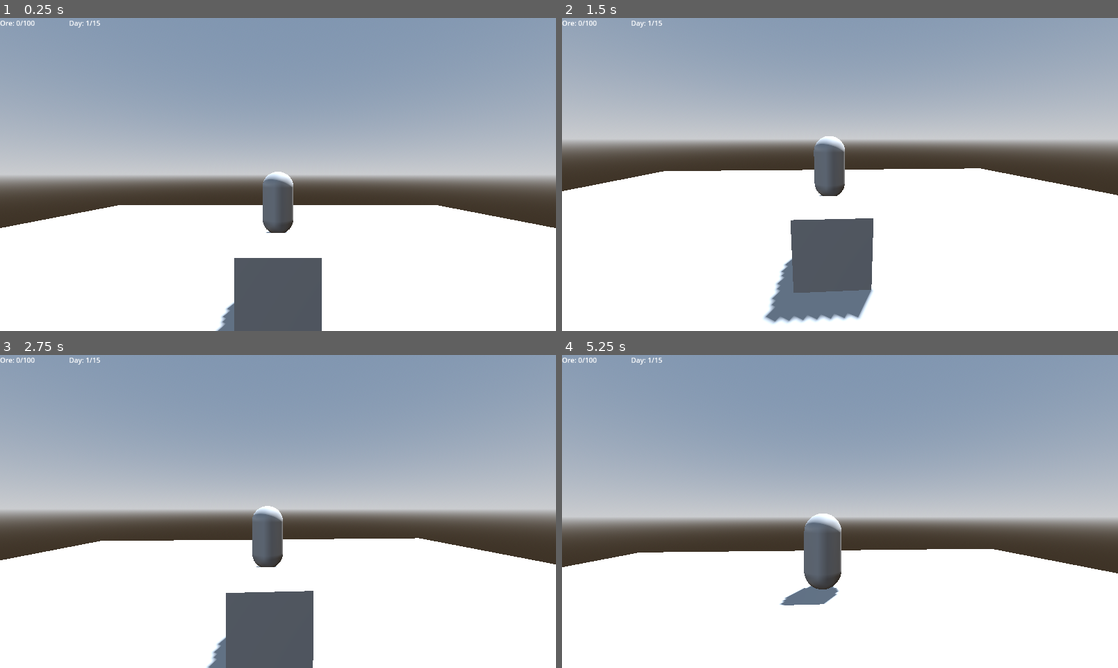
Above: before the commit, frames 1-4 (two rows, left to right).
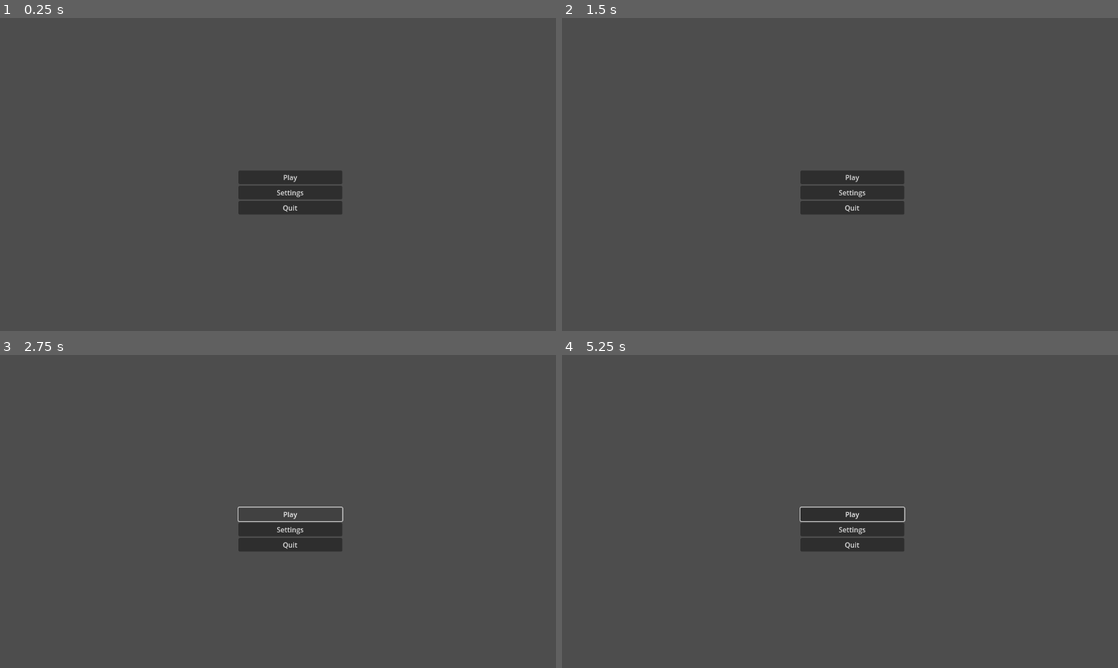
Above: after the commit, the same moments.

Repository: su4enka/hear_godot
Game: Godot game, scene res://scenes/Menu.tscn
Two runs of this game, one before a commit and one after it. Both use one fixed random seed, a clock stepped at 60 frames per second and the inputs below. Before the commit the project starts from res://scenes/Main.tscn.
Inputs (mouse positions are in pixels of both pictures, inside the frame that each line leads up to):
- Up to frame 1 (0.25 s): no input
- Up to frame 2 (1.5 s): click (851, 193) at 0.5 s, where only the run after the commit has a clickable "Settings"; click (851, 212) at 1.25 s, where only the run after the commit has a clickable "Back"
- Up to frame 3 (2.75 s): click (289, 514) at 2 s, where only the run after the commit has a clickable "Play"
- Up to frame 4 (5.25 s): click (851, 514) at 2.75 s, where only the run after the commit has a clickable "Play"; tap Enter at 3.5, 5, 5.1 s; move the mouse to (867, 511) at 3.52 s; hold W (move_forward) from 3.53 s (still down); tap E (interact, bound only after the commit) at 3.6, 4.35 s; tap Space at 4.25 s; move the mouse to (812, 511) at 4.27 s; move the mouse to (851, 505) at 5.02 s

The runs differ from the first frame. In frame 1, 93% of the frame differs, in the area x 0-100%, y 0-100%; in frame 2, 94%; in frame 3, 93%; in frame 4, 97%.

Commit message:
tweaks2

Diff:
--- a/project.godot
+++ b/project.godot
@@ -11,7 +11,7 @@
 [application]
 
 config/name="Hear the Cave"
-run/main_scene="uid://b0be6leips7ka"
+run/main_scene="uid://dshupw7pj77l8"
 config/features=PackedStringArray("4.4", "Forward Plus")
 config/icon="res://icon.svg"
 
@@ -63,3 +63,8 @@
 "events": [Object(InputEventKey,"resource_local_to_scene":false,"resource_name":"","device":-1,"window_id":0,"alt_press …(191 unchanged characters)…
 ]
 }
+interact={
+"deadzone": 0.2,
+"events": [Object(InputEventKey,"resource_local_to_scene":false,"resource_name":"","device":-1,"window_id":0,"alt_pressed":false,"shift_pressed":false,"ctrl_pressed":false,"meta_pressed":false,"pressed":false,"keycode":0,"physical_keycode":69,"key_label":0,"unicode":101,"location":0,"echo":false,"script":null)
+]
+}
--- a/scenes/Cave.tscn
+++ b/scenes/Cave.tscn
@@ -95,6 +95,9 @@
 [node name="Camera3D" type="Camera3D" parent="Player"]
 transform = Transform3D(1, 0, 0, 0, 1, 0, 0, 0, 1, 0, 0.93, 0.75)
 
+[node name="RayCast3D" type="RayCast3D" parent="Player/Camera3D"]
+transform = Transform3D(2.415, 0, 0, 0, -1.05563e-07, -2.415, 0, 2.415, -1.05563e-07, 0, 0, 0)
+
 [node name="OreContainer" type="Node3D" parent="."]
 
 [node name="CollapseWarning" type="AudioStreamPlayer3D" parent="."]
--- /dev/null
+++ b/scenes/Ending_Bad.tscn
@@ -0,0 +1,10 @@
+[gd_scene format=3 uid="uid://xqphm1s8e8v3"]
+
+[node name="CanvasLayer" type="CanvasLayer"]
+
+[node name="Label" type="Label" parent="."]
+offset_left = 605.0
+offset_top = 336.0
+offset_right = 692.0
+offset_bottom = 359.0
+text = "Bad Ending"
--- /dev/null
+++ b/scenes/Ending_Early.tscn
@@ -0,0 +1,10 @@
+[gd_scene format=3 uid="uid://d14nnltxxqt41"]
+
+[node name="CanvasLayer" type="CanvasLayer"]
+
+[node name="Label" type="Label" parent="."]
+offset_left = 615.0
+offset_top = 342.0
+offset_right = 655.0
+offset_bottom = 365.0
+text = "Ending_Early"
--- /dev/null
+++ b/scenes/Ending_Good.tscn
@@ -0,0 +1,10 @@
+[gd_scene format=3 uid="uid://44ehkqtkd8jv"]
+
+[node name="CanvasLayer" type="CanvasLayer"]
+
+[node name="Label" type="Label" parent="."]
+offset_left = 628.0
+offset_top = 338.0
+offset_right = 668.0
+offset_bottom = 361.0
+text = "Ending_Good"
--- a/scenes/House.tscn
+++ b/scenes/House.tscn
@@ -30,6 +30,9 @@
 [sub_resource type="CapsuleMesh" id="CapsuleMesh_lr155"]
 
 [sub_resource type="CapsuleShape3D" id="CapsuleShape3D_cmj1i"]
+
+[sub_resource type="SphereShape3D" id="SphereShape3D_8twys"]
+radius = 1.58159
 
 [sub_resource type="BoxShape3D" id="BoxShape3D_r2usd"]
 
@@ -88,6 +91,11 @@
 [node name="CollisionShape3D" type="CollisionShape3D" parent="Wife"]
 shape = SubResource("CapsuleShape3D_cmj1i")
 
+[node name="Area3D" type="Area3D" parent="Wife"]
+
+[node name="CollisionShape3D" type="CollisionShape3D" parent="Wife/Area3D"]
+shape = SubResource("SphereShape3D_8twys")
+
 [node name="Bed" type="StaticBody3D" parent="."]
 transform = Transform3D(1, 0, 0, 0, 1, 0, 0, 0, 1, -5.20199, 0.921735, 0)
 
@@ -108,6 +116,31 @@
 [node name="CanvasLayer" type="CanvasLayer" parent="."]
 physics_interpolation_mode = 2
 
+[node name="DayIntro" type="Control" parent="CanvasLayer"]
+layout_mode = 3
+anchors_preset = 0
+offset_right = 40.0
+offset_bottom = 40.0
+
+[node name="Fade" type="ColorRect" parent="CanvasLayer"]
+offset_right = 1281.0
+offset_bottom = 722.0
+color = Color(0, 0, 0, 1)
+
+[node name="Label" type="Label" parent="CanvasLayer"]
+offset_left = 610.0
+offset_top = 345.0
+offset_right = 650.0
+offset_bottom = 368.0
+
+[node name="LeaveDialog" type="ConfirmationDialog" parent="CanvasLayer"]
+title = "Are you goin to risk it?"
+initial_position = 1
+size = Vector2i(300, 80)
+ok_button_text = "Stay"
+dialog_close_on_escape = false
+cancel_button_text = "Leave"
+
 [node name="Control" type="Control" parent="CanvasLayer"]
 layout_mode = 3
 anchors_preset = 0
@@ -124,3 +157,7 @@
 layout_mode = 0
 offset_right = 40.0
 offset_bottom = 23.0
+
+[node name="Subtitles" type="Label" parent="CanvasLayer"]
+offset_right = 40.0
+offset_bottom = 23.0
--- /dev/null
+++ b/scenes/Menu.tscn
@@ -0,0 +1,58 @@
+[gd_scene load_steps=2 format=3 uid="uid://dshupw7pj77l8"]
+
+[ext_resource type="Script" uid="uid://d36p7kmvovweu" path="res://scripts/Menu.gd" id="1_xdvgc"]
+
+[node name="Menu" type="CanvasLayer"]
+script = ExtResource("1_xdvgc")
+
+[node name="VBoxContainer" type="VBoxContainer" parent="."]
+offset_left = 549.0
+offset_top = 351.0
+offset_right = 788.0
+offset_bottom = 452.0
+
+[node name="ButtonPlay" type="Button" parent="VBoxContainer"]
+layout_mode = 2
+text = "Play"
+
+[node name="ButtonSettings" type="Button" parent="VBoxContainer"]
+layout_mode = 2
+text = "Settings"
+
+[node name="ButtonQuit" type="Button" parent="VBoxContainer"]
+layout_mode = 2
+text = "Quit"
+
+[node name="SettingsMenu" type="Control" parent="."]
+layout_mode = 3
+anchors_preset = 0
+offset_right = 40.0
+offset_bottom = 40.0
+
+[node name="HSliderSensitivity" type="HSlider" parent="SettingsMenu"]
+offset_left = 640.0
+offset_top = 363.0
+offset_right = 833.0
+offset_bottom = 379.0
+min_value = 0.001
+max_value = 0.01
+step = 0.001
+value = 0.002
+
+[node name="LabelSensitivity" type="Label" parent="SettingsMenu"]
+offset_left = 485.0
+offset_top = 357.0
+offset_right = 620.0
+offset_bottom = 380.0
+text = "Mouse Sensitivity"
+
+[node name="ButtonBackToMenu" type="Button" parent="SettingsMenu"]
+offset_left = 647.0
+offset_top = 431.0
+offset_right = 692.0
+offset_bottom = 462.0
+text = "Back"
+
+[connection signal="pressed" from="VBoxContainer/ButtonSettings" to="." method="_on_button_settings_pressed"]
+[connection signal="pressed" from="VBoxContainer/ButtonQuit" to="." method="_on_button_quit_pressed"]
+[connection signal="pressed" from="SettingsMenu/ButtonBackToMenu" to="." method="_on_button_back_to_menu_pressed"]
--- a/scripts/CaveManager.gd
+++ b/scripts/CaveManager.gd
@@ -24,6 +24,10 @@
 	_setup_day()
 
 func _setup_day():
+	var db := -18.0 * GameManager.deafness_level
+	var bus := AudioServer.get_bus_index("Master")
+	AudioServer.set_bus_volume_db(bus, db)
+
 	# Clear previous day
 	for child in ore_container.get_children():
 		child.queue_free()
--- a/scripts/GameManager.gd
+++ b/scripts/GameManager.gd
@@ -1,53 +1,85 @@
 extends Node
 
 @export var total_days := 15
-@export var ore_required := 100
 @export var early_exit_day := 5
+@export var ore_required_total := 100
+
+# Нормы по дням (можешь подправить числа)
+var ore_required_by_day := [1,2,2,3,3, 4,4,5,5,6, 6,7,7,8,8]
 
 var current_day := 1
 var total_ore := 0
-var daily_ore_required := 5
 var ore_collected_today := 0
-var deafness_level := 0.0
+var chances_left := 2                 # два «прокола» по норме
+var deafness_level := 0.0             # 0..1, растёт к 15 дню
 var the_game_ended := false
 
 signal day_started(day_number:int)
 signal day_ended(day_number:int, ore_collected:int)
-signal game_ended(ending_type:String)
+signal game_ended(ending_type:String)         # "good","bad","early","death"
 signal ore_collected(amount:int)
+signal wife_line(text:String)                 # для реплик жены
+signal day_intro(text:String)                 # для «День N» и пролога
+
+var wife_lines := {
+	1: ["We'll manage. I believe in you."],
+	2: ["Be careful today. There's some noise in the cave..."],
+	3: ["I think your hearing has gotten worse?"],
+	5: ["If you hate it, we can leave."],
+	11: ["There's not much left..."]
+}
+
+func get_wife_line() -> String:
+	var lines:Array = wife_lines.get(current_day, [])
+	if lines.is_empty(): return "..."
+	return lines[randi() % lines.size()]
+
+func _ready():
+	_emit_day_intro()
+
+func _emit_day_intro():
+	var intro := "Day %d" % current_day
+	day_intro.emit(intro)
+
+func get_required_today() -> int:
+	var idx = clamp(current_day-1, 0, ore_required_by_day.size()-1)
+	return ore_required_by_day[idx]
 
 func start_new_day():
 	if the_game_ended:
 		return
 	ore_collected_today = 0
 	deafness_level = float(current_day - 1) / float(total_days - 1)
+	_emit_day_intro()
 	day_started.emit(current_day)
 
-func end_day(_ore_collected:int):
-	# Проверяем норму дня
-	if ore_collected_today < daily_ore_required:
-		end_game("bad")
-		return
+func add_ore(n:=1):
+	ore_collected_today += n
+	total_ore += n
+	ore_collected.emit(n)
 
-	# Завершили день
+func end_day():
+	# Проверяем норму
+	if ore_collected_today < get_required_today():
+		chances_left -= 1
+		if chances_left < 0:
+			end_game("bad")
+			return
+		# иначе разрешаем спать, но без списания шанса здесь — уже списали выше
+
 	day_ended.emit(current_day, ore_collected_today)
 	current_day += 1
 
 	# Проверяем конец игры
 	if current_day > total_days:
-		if total_ore >= ore_required:
+		if total_ore >= ore_required_total:
 			end_game("good")
 		else:
 			end_game("bad")
 		return
 
-	# Опция “уехать” после 5-го дня можно оставить на уровне House/Cave UI,
-	# не проверяй здесь клавиатуру — менеджер без ввода
-
-	# Стартуем следующий
 	start_new_day()
 
-func end_game(ending_type:String):
-	print("bad ending")
+func end_game(kind:String):
 	the_game_ended = true
-	game_ended.emit(ending_type)
+	game_ended.emit(kind)
--- a/scripts/HouseManager.gd
+++ b/scripts/HouseManager.gd
@@ -5,31 +5,66 @@
 @onready var exit_trigger = $ExitTrigger
 @onready var day_label = $CanvasLayer/Control/DayCounter
 @onready var ore_label = $CanvasLayer/Control/OreCounter
+@onready var leave_dialog: ConfirmationDialog = $CanvasLayer/LeaveDialog
+@onready var fade_rect := $CanvasLayer/DayIntro/Fade
+@onready var day_intro_label := $CanvasLayer/DayIntro/Label
+@onready var wife_area: Area3D = $Wife/Area3D
+@onready var subtitle: Label = $CanvasLayer/Subtitles
 
 func _ready():
+	GameManager.day_intro.connect(_on_day_intro)
 	GameManager.day_started.connect(_on_day_started)
 	GameManager.day_ended.connect(_on_day_ended)
 	exit_trigger.body_entered.connect(_on_exit_triggered)
-	bed_area.body_entered.connect(_on_bed_entered) # <-- ВАЖНО: не было!
+	bed_area.body_entered.connect(_on_bed_entered)
+	leave_dialog.confirmed.connect(_on_leave_confirmed) # кнопка OK = уехать
 	_update_ui()
+
+func _on_day_intro(text:String):
+	day_intro_label.text = text
+	fade_rect.modulate.a = 0.0
+	day_intro_label.visible = true
+	var t := create_tween()
+	t.tween_property(fade_rect, "modulate:a", 0.8, 0.4)
+	await t.finished
+	await get_tree().create_timer(0.8).timeout
+	var t2 := create_tween()
+	t2.tween_property(fade_rect, "modulate:a", 0.0, 0.4)
+	await t2.finished
+	day_intro_label.visible = false
+
+	wife_area.body_entered.connect(func(b):
+		if b == player:
+			subtitle.text = GameManager.get_wife_line()
+			subtitle.visible = true
+			await get_tree().create_timer(2.5).timeout
+			subtitle.visible = false)
 
 func _on_bed_entered(body):
 	if body == player:
-		GameManager.end_day(GameManager.ore_collected_today)
+		GameManager.end_day()
 
 func _on_exit_triggered(body):
 	if body == player:
-		get_tree().change_scene_to_packed(preload("res://scenes/Cave.tscn"))
+		if GameManager.current_day >= GameManager.early_exit_day:
+			leave_dialog.title = "Leave the town?"
+			leave_dialog.dialog_text = "You can leave now. Do you want to leave?"
+			leave_dialog.popup_centered()
+		else:
+			get_tree().change_scene_to_packed(preload("res://scenes/Cave.tscn"))
 
-func _on_day_started(_day):
+func _on_leave_confirmed():
+	GameManager.end_game("early")
+
+func _on_day_started(_d):
 	player.global_position = Vector3(0, 1, 0)
 	player.can_move = true
 	_update_ui()
 
-func _on_day_ended(_day, _ore):
+func _on_day_ended(_d, _ore):
 	player.can_move = false
 	_update_ui()
 
 func _update_ui():
 	day_label.text = "Day: %d/%d" % [GameManager.current_day, GameManager.total_days]
-	ore_label.text = "Ore: %d/%d" % [GameManager.total_ore, GameManager.ore_required]
+	ore_label.text = "Ore: %d / need %d (total %d)" % [GameManager.ore_collected_today, GameManager.get_required_today(), GameManager.total_ore]
--- a/scripts/HousePlayer.gd
+++ b/scripts/HousePlayer.gd
@@ -2,6 +2,9 @@
 
 @export var speed := 5.0
 @export var mouse_sensitivity := 0.002
+
+@export var interact_action := "interact"
+@onready var interact_ray := $Camera3D/InteractRay
 
 var can_move := true
 
@@ -14,6 +17,15 @@
 		rotate_y(-event.relative.x * mouse_sensitivity)
 		$Camera3D.rotate_x(-event.relative.y * mouse_sensitivity)
 		$Camera3D.rotation.x = clamp($Camera3D.rotation.x, -PI/2, PI/2)
+
+	if event.is_action_pressed(interact_action) and can_move:
+		_try_interact()
+
+func _try_interact():
+	if not interact_ray.is_colliding(): return
+	var hit = interact_ray.get_collider()
+	if hit and hit.has_method("try_mine"):
+		hit.try_mine()
 
 func _physics_process(delta):
 	if not can_move:
--- a/scripts/Main.gd
+++ b/scripts/Main.gd
@@ -1,6 +1,15 @@
 extends Node
 
 func _ready():
-
+	GameManager.game_ended.connect(_on_game_ended)
 	GameManager.start_new_day()
 	get_tree().change_scene_to_packed(preload("res://scenes/House.tscn"))
+
+func _on_game_ended(kind:String):
+	var map := {
+		"bad": "res://scenes/Ending_Bad.tscn",
+		"death": "res://scenes/Ending_Bad.tscn",
+		"early": "res://scenes/Ending_Early.tscn",
+		"good": "res://scenes/Ending_Good.tscn"
+	}
+	get_tree().change_scene_to_file(map.get(kind, "res://scenes/Ending_Bad.tscn"))
--- /dev/null
+++ b/scripts/Menu.gd
@@ -0,0 +1,30 @@
+extends CanvasLayer
+
+@onready var settings_menu = $SettingsMenu
+@onready var v_box_container = $VBoxContainer
+
+
+
+
+# Called when the node enters the scene tree for the first time.
+func _ready() -> void:
+	settings_menu.hide()
+
+
+# Called every frame. 'delta' is the elapsed time since the previous frame.
+func _process(delta: float) -> void:
+	pass
+
+
+func _on_button_settings_pressed() -> void:
+	settings_menu.show()
+	v_box_container.hide()
+
+
+func _on_button_back_to_menu_pressed() -> void:
+	settings_menu.hide()
+	v_box_container.show()
+
+
+func _on_button_quit_pressed() -> void:
+	get_tree().quit()
--- a/scripts/Ore.gd
+++ b/scripts/Ore.gd
@@ -1,11 +1,17 @@
 extends Area3D
-signal collected(amount)
+@export var hits_min := 2
+@export var hits_max := 3
 @export var ore_amount := 1
+var hits_left := 2
 
 func _ready():
-	body_entered.connect(_on_body_entered)
+	hits_left = randi_range(hits_min, hits_max)
+	# отключаем автосбор при входе:
+	if is_connected("body_entered", Callable(self, "_on_body_entered")):
+		disconnect("body_entered", Callable(self, "_on_body_entered"))
 
-func _on_body_entered(body):
-	if body.is_in_group("player"):
-		collected.emit(ore_amount)
+func try_mine():
+	hits_left -= 1
+	if hits_left <= 0:
+		GameManager.add_ore(ore_amount)
 		queue_free()
Not shown: 1 places in scenes/House.tscn that only renumber resources
Not shown, added: scripts/Menu.gd.uid
